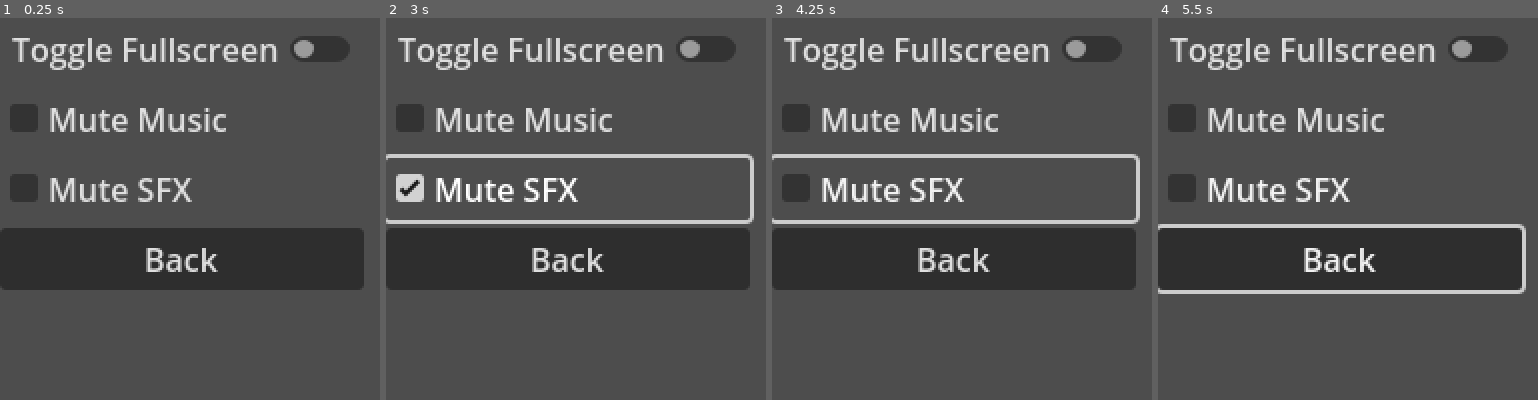
Above: before the commit, frames 1-4 (left to right).
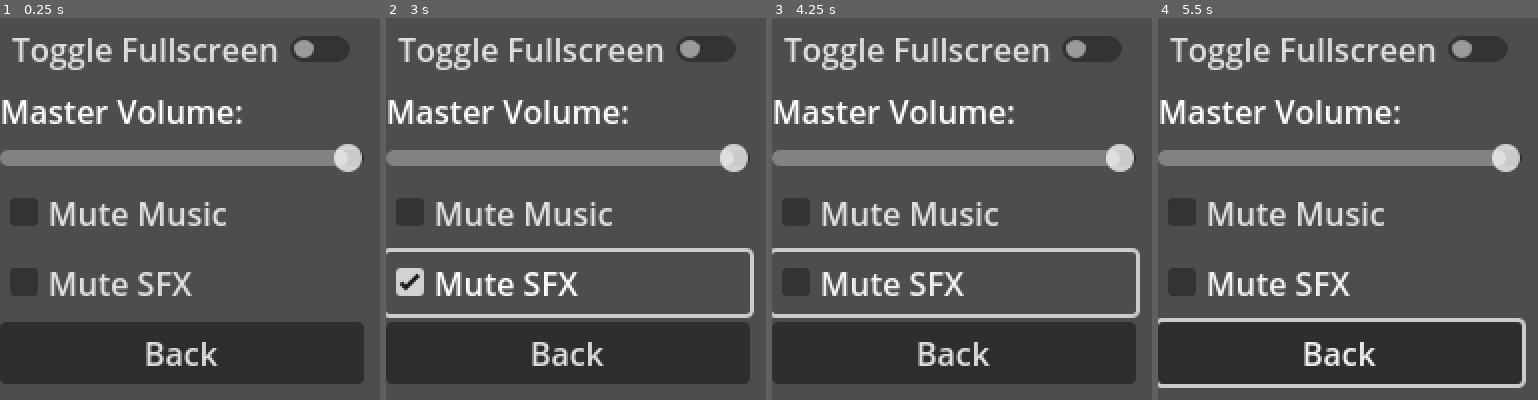
Above: after the commit, the same moments.

Repository: Everkade/Bardlite
Game: Godot game, scene res://options_menu.tscn
Two runs of this game, one before a commit and one after it. Both use one fixed random seed, a clock stepped at 60 frames per second and the inputs below. This scene is started directly instead of the project's main scene.
Inputs:
- Up to frame 1 (0.25 s): no input
- Up to frame 2 (3 s): click "Mute Music" at 0.5 s; click "Back" at 1.25 s; click "Options" at 2 s; click "Mute SFX" at 2.75 s
- Up to frame 3 (4.25 s): tap Enter at 3.5 s; hold Right (ui_right) from 3.53 s (still down)
- Up to frame 4 (5.5 s): tap Space at 4.25 s; release Right (ui_right) at 4.28 s; hold Down (ui_down) 4.28-5.03 s; hold Right (ui_right) from 5.03 s (still down)

The runs differ from the first frame. In frame 1, 41% of the frame differs, in the area x 0-96%, y 21-96%; in frame 2, 44%; in frame 3, 43%; in frame 4, 45%, in the area x 0-97%, y 21-97%.

Commit message:
Some Music Stuff
Made Music Loop, Also made Battle music play.

Diff:
--- a/main.gd
+++ b/main.gd
@@ -2,6 +2,9 @@
 
 var enemy_scene = preload("res://enemy/enemy.tscn")
 signal enemyDeath
+
+func _ready():
+	MainMenuMusic.play_music_level()
 
 func _on_timer_timeout():
 	var enemy = enemy_scene.instantiate()
--- /dev/null
+++ b/main_menu_music.gd
@@ -0,0 +1,19 @@
+extends AudioStreamPlayer
+
+const main_music = preload("res://Music/BardliteTitle.wav")
+const level_music = preload("res://Music/BardliteFight.wav")
+
+func _play_music(music: AudioStream, volume = 0.0):
+	if stream == music:
+		return
+
+	stream = music
+	volume_db = volume
+	play()
+
+func play_music_main():
+	_play_music(main_music)
+
+
+func play_music_level():
+	_play_music(level_music)
--- /dev/null
+++ b/main_menu_music.tscn
@@ -0,0 +1,6 @@
+[gd_scene load_steps=2 format=3 uid="uid://c0nce3kfd8ms6"]
+
+[ext_resource type="Script" path="res://main_menu_music.gd" id="1_oyqqq"]
+
+[node name="AudioStreamPlayer" type="AudioStreamPlayer"]
+script = ExtResource("1_oyqqq")
--- a/menu.gd
+++ b/menu.gd
@@ -1,6 +1,7 @@
 extends Control
 
-
+func _ready():
+	MainMenuMusic.play_music_main()
 
 func _on_start_button_pressed():
 	get_tree().change_scene_to_file("res://main.tscn")
--- a/options_menu.gd
+++ b/options_menu.gd
@@ -1,6 +1,19 @@
 extends Control
 
+var master_bus = AudioServer.get_bus_index("Master")
 
+
+func _on_h_slider_value_changed(value):
+	AudioServer.set_bus_volume_db(master_bus, value)
+
+	if value == -30:
+		AudioServer.set_bus_mute(master_bus,true)
+	else:
+		AudioServer.set_bus_mute(master_bus,false)
+
+
+func _ready():
+	MainMenuMusic.play_music_main()
 
 func _on_full_screen_toggle_toggled(toggled_on):
 	if toggled_on == true:
@@ -9,6 +22,11 @@
 		DisplayServer.window_set_mode(DisplayServer.WINDOW_MODE_WINDOWED)
 
 
+func _on_music_toggle_toggled(toggled_on):
+	if toggled_on == true:
+		AudioServer.set_bus_mute(SoundSlider.master_bus, true)
+
+
 
 func _on_back_button_pressed():
 	get_tree().change_scene_to_file("res://menu.tscn")
--- a/options_menu.tscn
+++ b/options_menu.tscn
@@ -1,6 +1,8 @@
-[gd_scene load_steps=2 format=3 uid="uid://8blg2tnxfvrr"]
+[gd_scene load_steps=3 format=3 uid="uid://8blg2tnxfvrr"]
 
 [ext_resource type="Script" path="res://options_menu.gd" id="1_xrhnp"]
+
+[sub_resource type="LabelSettings" id="LabelSettings_dntp7"]
 
 [node name="Menu" type="Control"]
 layout_mode = 3
@@ -23,6 +25,16 @@
 layout_mode = 2
 text = "Toggle Fullscreen"
 
+[node name="Label" type="Label" parent="MarginContainer/VBoxContainer"]
+layout_mode = 2
+text = "Master Volume:"
+label_settings = SubResource("LabelSettings_dntp7")
+
+[node name="HSlider" type="HSlider" parent="MarginContainer/VBoxContainer"]
+layout_mode = 2
+min_value = -30.0
+max_value = 0.0
+
 [node name="MusicToggle" type="CheckBox" parent="MarginContainer/VBoxContainer"]
 layout_mode = 2
 text = "Mute Music"
@@ -36,4 +48,6 @@
 text = "Back"
 
 [connection signal="toggled" from="MarginContainer/VBoxContainer/FullScreenToggle" to="." method="_on_full_screen_toggle_toggled"]
+[connection signal="value_changed" from="MarginContainer/VBoxContainer/HSlider" to="." method="_on_h_slider_value_changed"]
+[connection signal="toggled" from="MarginContainer/VBoxContainer/MusicToggle" to="." method="_on_music_toggle_toggled"]
 [connection signal="pressed" from="MarginContainer/VBoxContainer/BackButton" to="." method="_on_back_button_pressed"]
--- a/project.godot
+++ b/project.godot
@@ -15,6 +15,11 @@
 config/features=PackedStringArray("4.2", "GL Compatibility")
 config/icon="res://icon.svg"
 
+[autoload]
+
+MainMenuMusic="*res://main_menu_music.tscn"
+SoundSlider="*res://sound_slider.tscn"
+
 [display]
 
 window/size/viewport_width=800
--- /dev/null
+++ b/sound_slider.tscn
@@ -0,0 +1,6 @@
+[gd_scene load_steps=2 format=3 uid="uid://2wa07yukav3m"]
+
+[ext_resource type="Script" path="res://soundmenu.gd" id="1_l2v78"]
+
+[node name="SoundMenu" type="Node"]
+script = ExtResource("1_l2v78")
--- /dev/null
+++ b/soundmenu.gd
@@ -0,0 +1,3 @@
+extends Node
+
+var master_bus = AudioServer.get_bus_index("Master")
Not shown, changed: Music/BardliteFight.wav.import
Not shown, changed: Music/BardliteTitle.wav.import
Not shown, added: SFX/button_press.mp3.import
Not shown, changed: Music/BardliteFight.wav
Not shown, added: SFX/button_press.mp3
